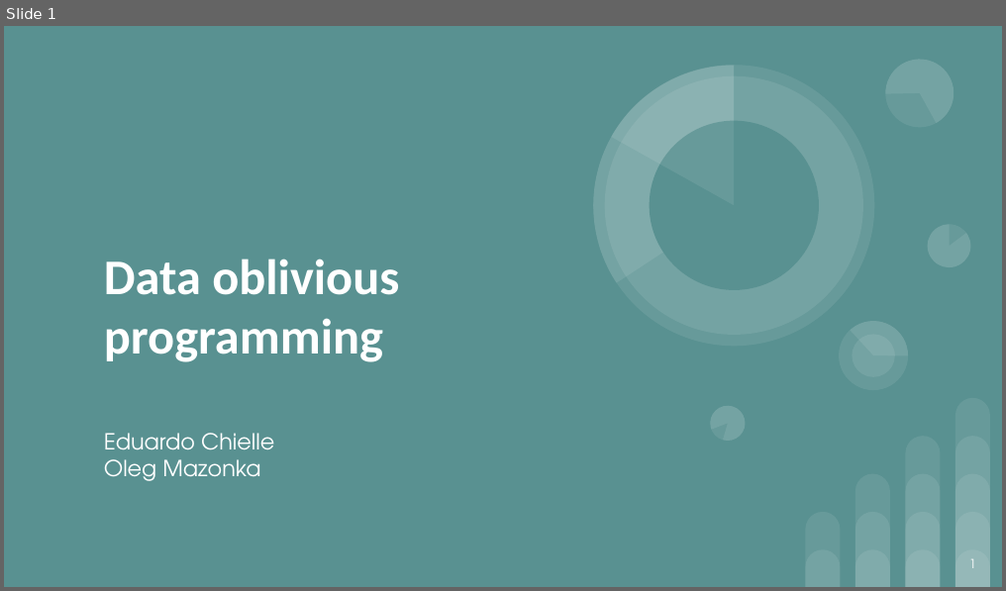
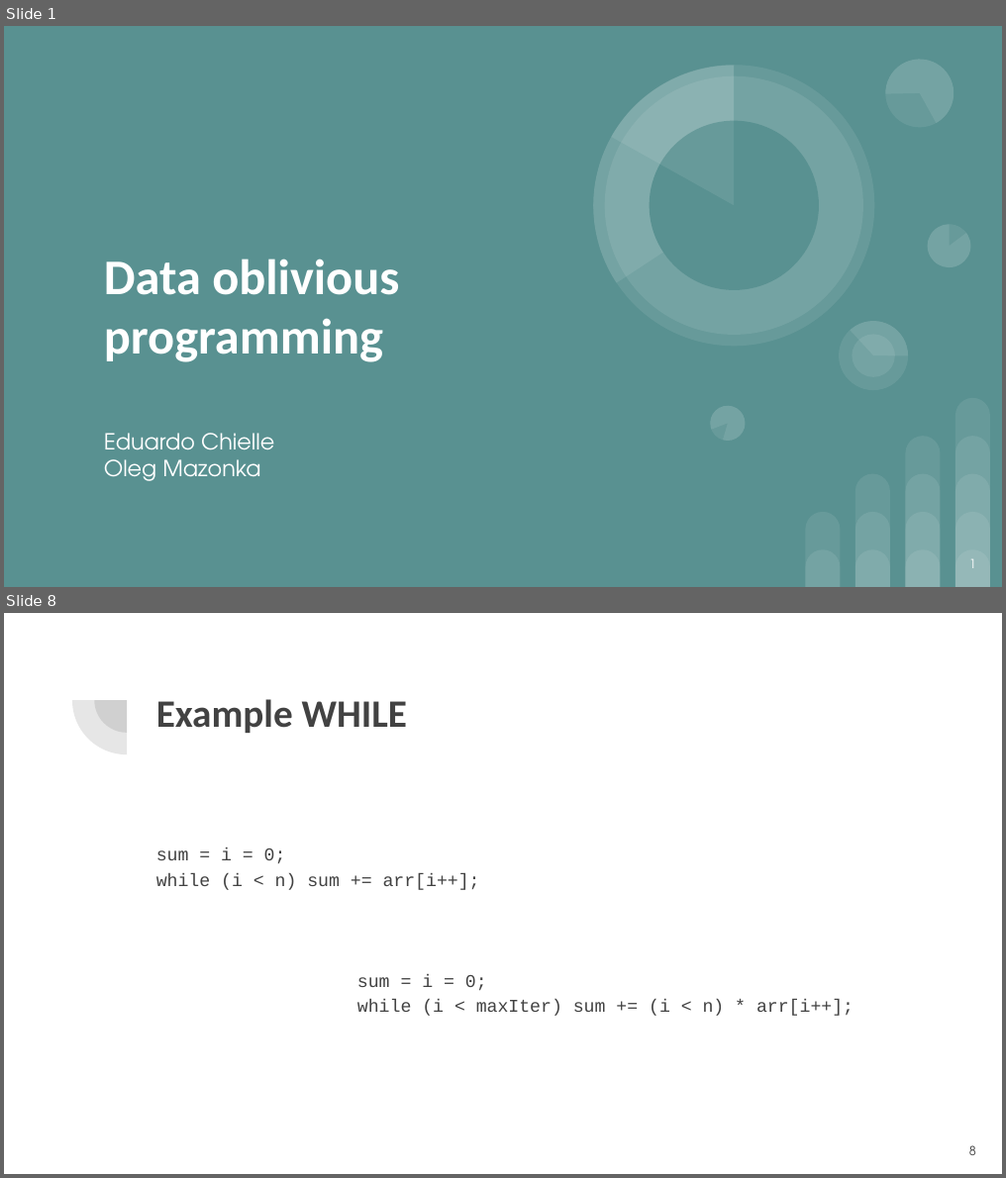
Before and after one commit to momalab/e3, a slide deck: tutorials/dop/Data_Oblivious_Programming.pptx. Shown one above the other, each under a label of ours: slide 1 before the commit, slides 1 and 8 after it; the slides between them are not shown. The pictures are 1006x591 and 1006x1178 pixels, drawn with LibreOffice and Linux fonts; fonts in the diff are those of the drawing. Boxes give left, top, right and bottom in pixels: in the first picture for what was removed or moved away, otherwise in the second. Text is boxed around its words. In the diff, an @@ line names an element or a change of style, - is before the commit and + after.

```diff
--- a/tutorials/dop/Data_Oblivious_Programming.pptx
+++ b/tutorials/dop/Data_Oblivious_Programming.pptx
@@ slide 8 added at [4, 613, 1002, 1174], background #FFFFFF @@
@@ pie slice (boxed as its full ellipse) added at [72, 646, 180, 755], fill #424242 at 13% opacity @@
@@ pie slice (boxed as its full ellipse) added at [95, 667, 159, 733], fill #424242 at 13% opacity @@
@@ title added at [156, 699, 407, 733], 28 pt, text #424242, bold @@
+Example WHILE
@@ text added at [156, 849, 480, 890], 13 pt, text #424242 @@
+sum = i = 0;
+while (i < n) sum += arr[i++];
@@ text added at [357, 974, 853, 1016], 13 pt, text #424242 @@
+sum = i = 0;
+while (i < maxIter) sum += (i < n) * arr[i++];
@@ page number added at [969, 1146, 976, 1156], 9 pt, text #424242 @@
+8
```
Also in this commit, not shown: 9 slides changed, 3 other slides added, 10 other files.
